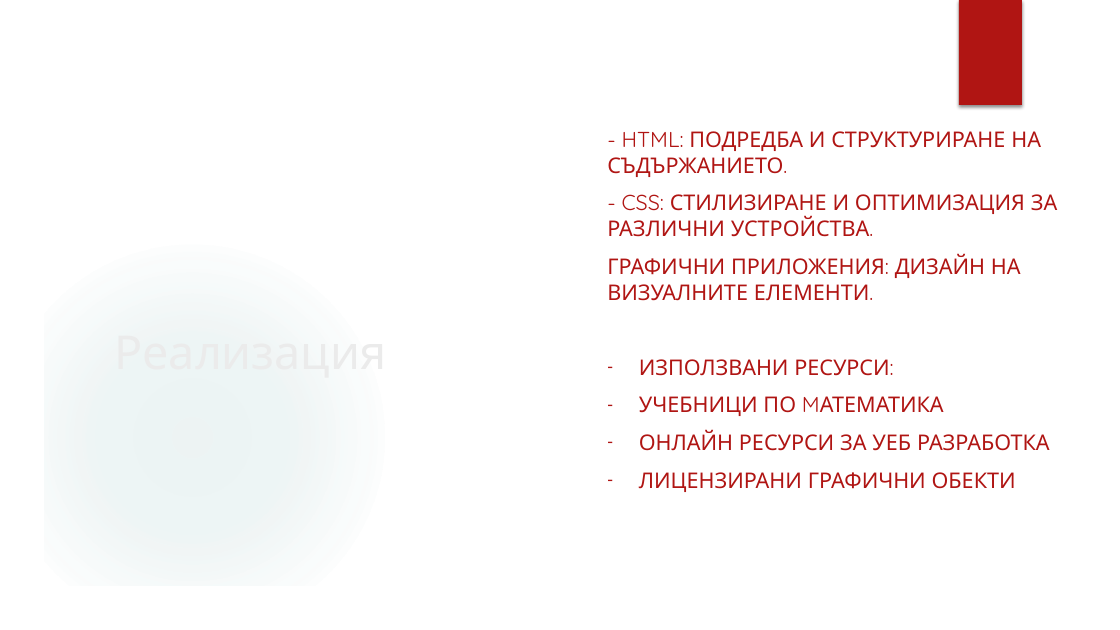
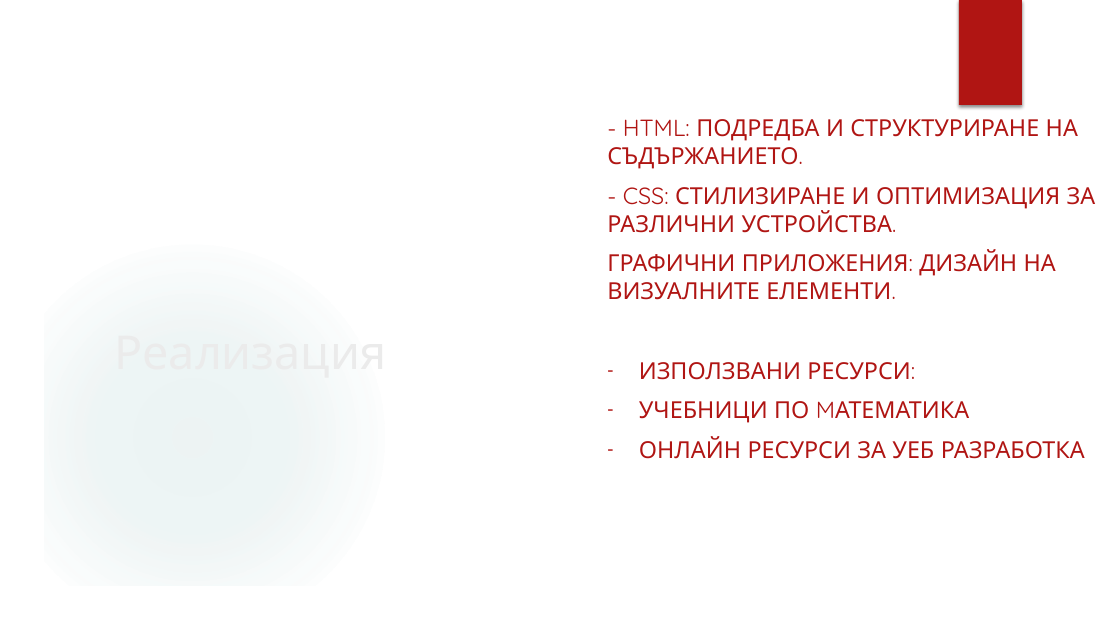
Before and after one commit to Valeri0009/DTC-Dream-Team-Collective, a slide deck: slide 5 of Docs/DTC-Prezentation.pptx. Drawn at 1120x630 pixels with LibreOffice and Linux fonts; fonts in the diff are those of the drawing; background and template pictures are left out. Boxes give left, top, right and bottom in pixels: in the first picture for what was removed or moved away, otherwise in the second. Text is boxed around its words. In the diff, an @@ line names an element or a change of style, - is before the commit and + after.

```diff
--- a/Docs/DTC-Prezentation.pptx
+++ b/Docs/DTC-Prezentation.pptx
@@ text "- HTML: ПОДРЕДБА И СТРУКТУРИРАНЕ ..." at [607, 119, 1096, 459]: size 18.5 to 20 pt @@
@@ text at [639, 472, 1016, 492]: paragraph removed @@
-– ЛИЦЕНЗИРАНИ ГРАФИЧНИ ОБЕКТИ
```
Also in this commit, not shown: 2 other slides changed, 9 other files.
